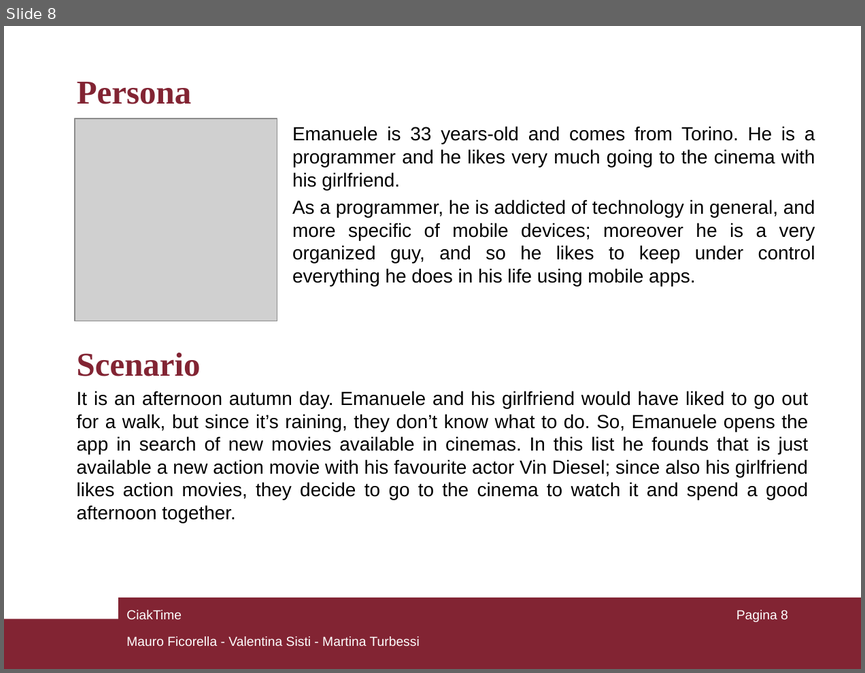
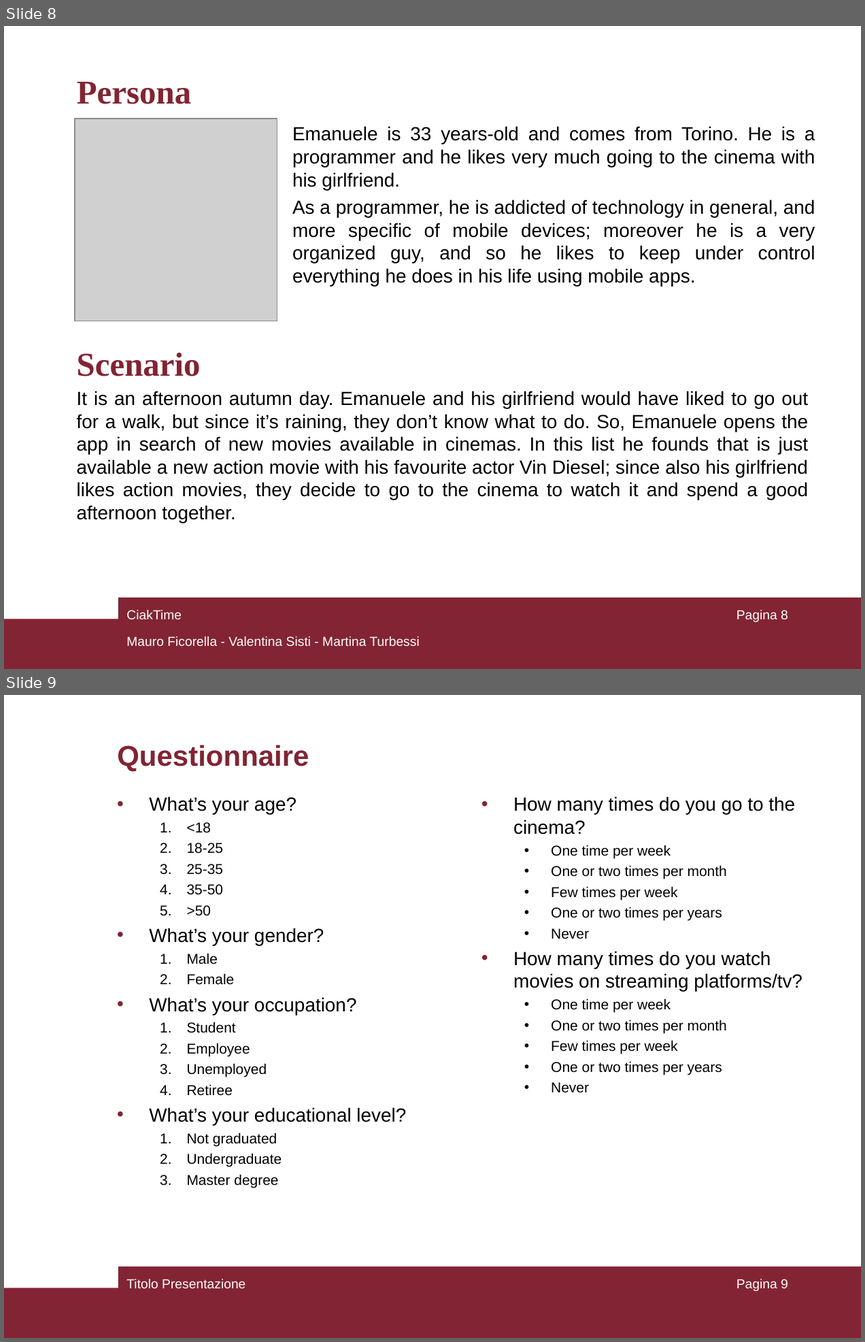
Before and after one commit to mauroficorella/Human-Computer-Interaction, a slide deck: Documentazione/CiakTime_HCI.ppt. Shown one above the other, each under a label of ours: slide 8 before the commit, slides 8 and 9 after it. The pictures are 865x673 and 865x1342 pixels, drawn with LibreOffice and Linux fonts; fonts in the diff are those of the drawing; grey boxes stand for pictures. Boxes give left, top, right and bottom in pixels: in the first picture for what was removed or moved away, otherwise in the second. Text is boxed around its words. In the diff, an @@ line names an element or a change of style, - is before the commit and + after.

Commit message:
update questionnaire

```diff
--- a/Documentazione/CiakTime_HCI.ppt
+++ b/Documentazione/CiakTime_HCI.ppt
@@ slide 9 added at (x1=4, y1=695, x2=861, y2=1338), background #FFFFFF; not listed: 2 template elements that a slide beside it also shows @@
@@ title added at (x1=117, y1=745, x2=309, y2=772), 24 pt, text #822433, bold @@
+Questionnaire
@@ text added at (x1=149, y1=796, x2=406, y2=1187), 12 pt, text #000000 @@
+• What’s your age?
+  1. <18
+  2. 18-25
+  3. 25-35
+  4. 35-50
+  5. >50
+• What’s your gender?
+  1. Male
+  2. Female
+• What’s your occupation?
+  1. Student
+  2. Employee
+  3. Unemployed
+  4. Retiree
+• What’s your educational level?
+  1. Not graduated
+  2. Undergraduate
+  3. Master degree
@@ text added at (x1=513, y1=796, x2=802, y2=1093), 12 pt, text #000000 @@
+• How many times do you go to the cinema?
+  • One time per week
+  • One or two times per month
+  • Few times per week
+  • One or two times per years
+  • Never
+• How many times do you watch movies on streaming platforms/tv?
+  • One time per week
+  • One or two times per month
+  • Few times per week
+  • One or two times per years
+  • Never
@@ text added at (x1=126, y1=1278, x2=245, y2=1288), 11 pt, text #FFFFFF @@
+Titolo Presentazione
@@ page number added at (x1=736, y1=1278, x2=788, y2=1291), 11 pt, text #FFFFFF @@
+Pagina 9
```
Also in this commit, not shown: 1 other slide added.
